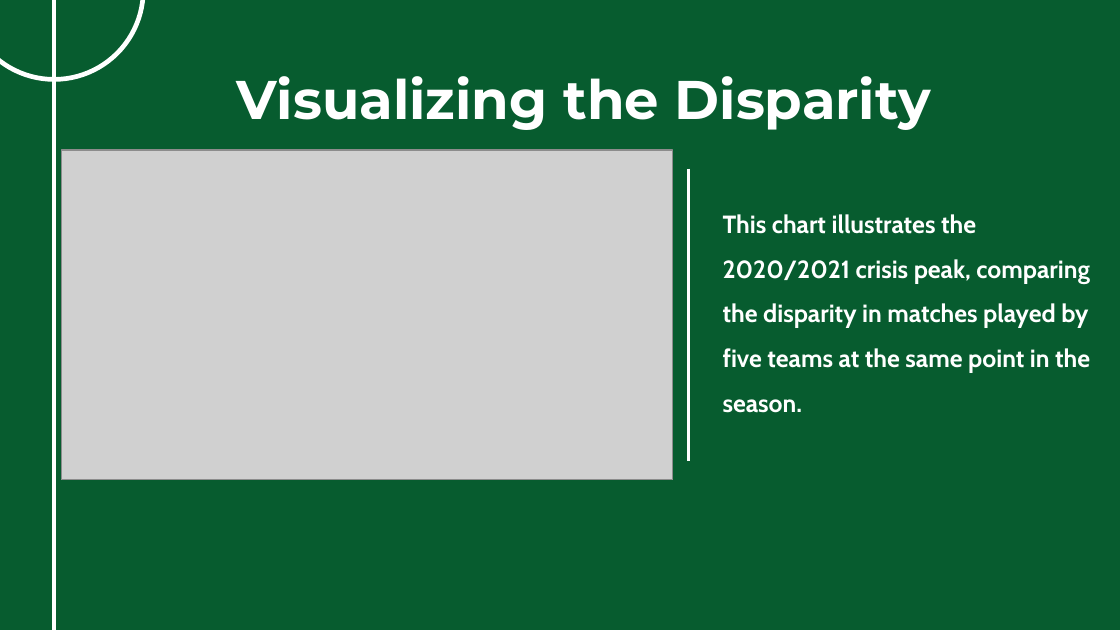
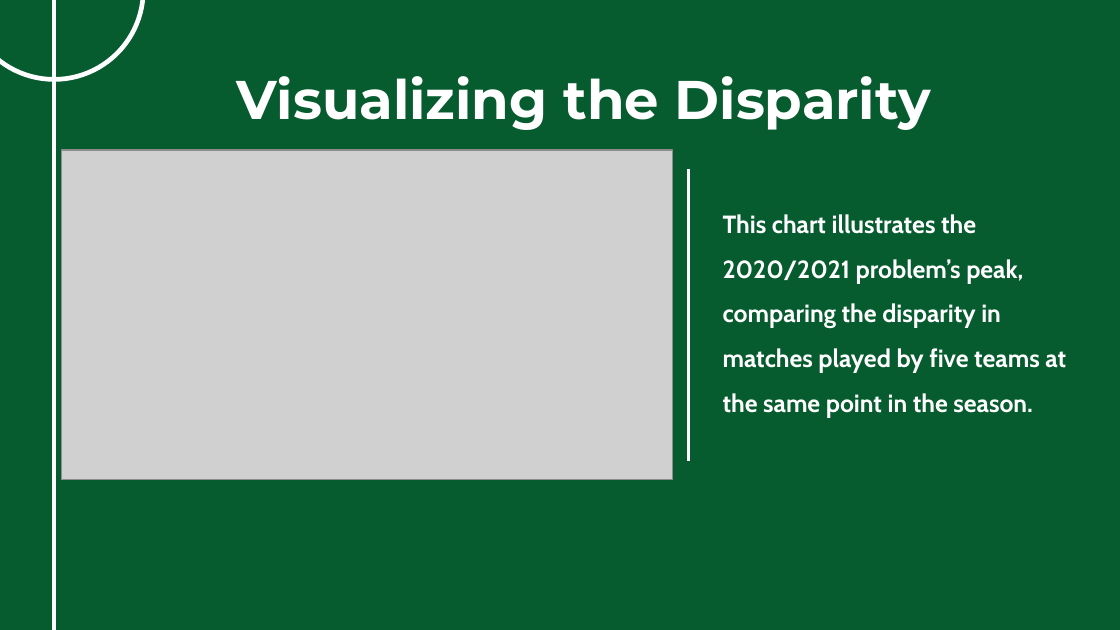
Before and after one commit to ghassanelgendy/egyptian-premier-league-schedule-optimizer, a slide deck: slide 6 of Documentations/presentation V1.pptx. Drawn at 1120x630 pixels with LibreOffice and Linux fonts; fonts in the diff are those of the drawing; grey boxes stand for pictures; background and template pictures are left out. Boxes give left, top, right and bottom in pixels: in the first picture for what was removed or moved away, otherwise in the second. Text is boxed around its words. In the diff, an @@ line names an element or a change of style, - is before the commit and + after.

```diff
--- a/Documentations/presentation V1.pptx
+++ b/Documentations/presentation V1.pptx
@@ text at (x1=723, y1=214, x2=1066, y2=417): text changed @@
-This chart illustrates the 2020/2021 crisis peak, comparing the disparity in matches played by five teams at the same point in the season.
+This chart illustrates the 2020/2021 problem’s peak, comparing the disparity in matches played by five teams at the same point in the season.
```
Also in this commit, not shown: 6 other slides changed, 1 slide added.
